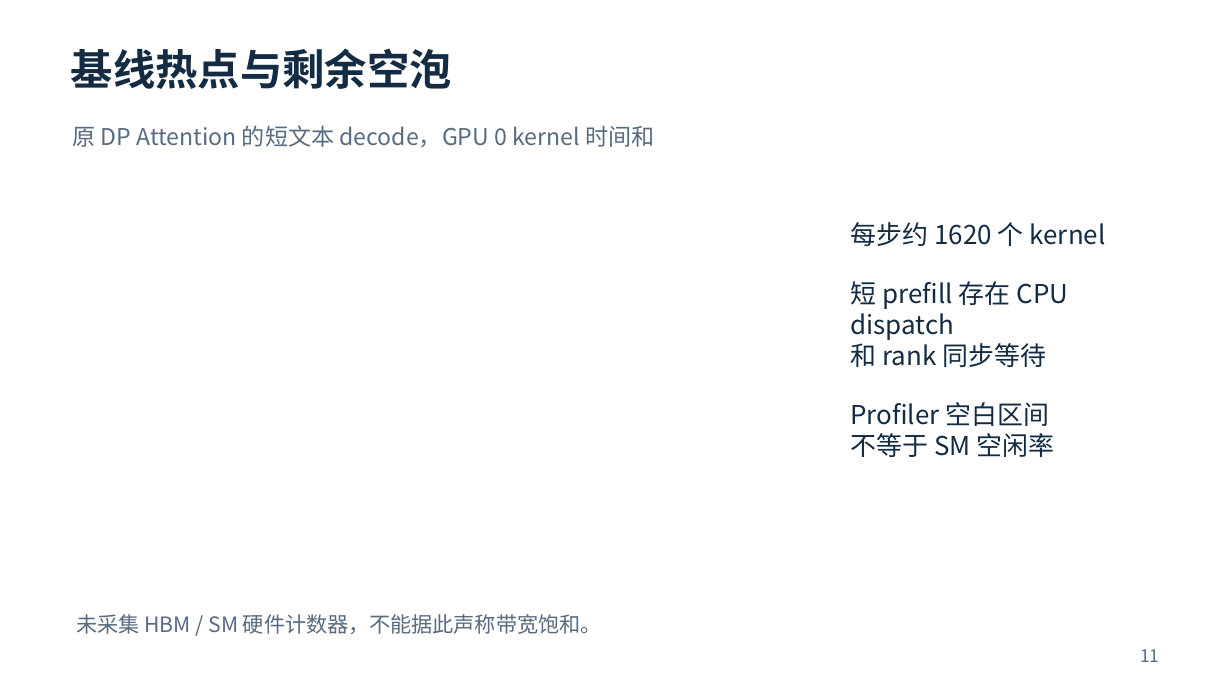
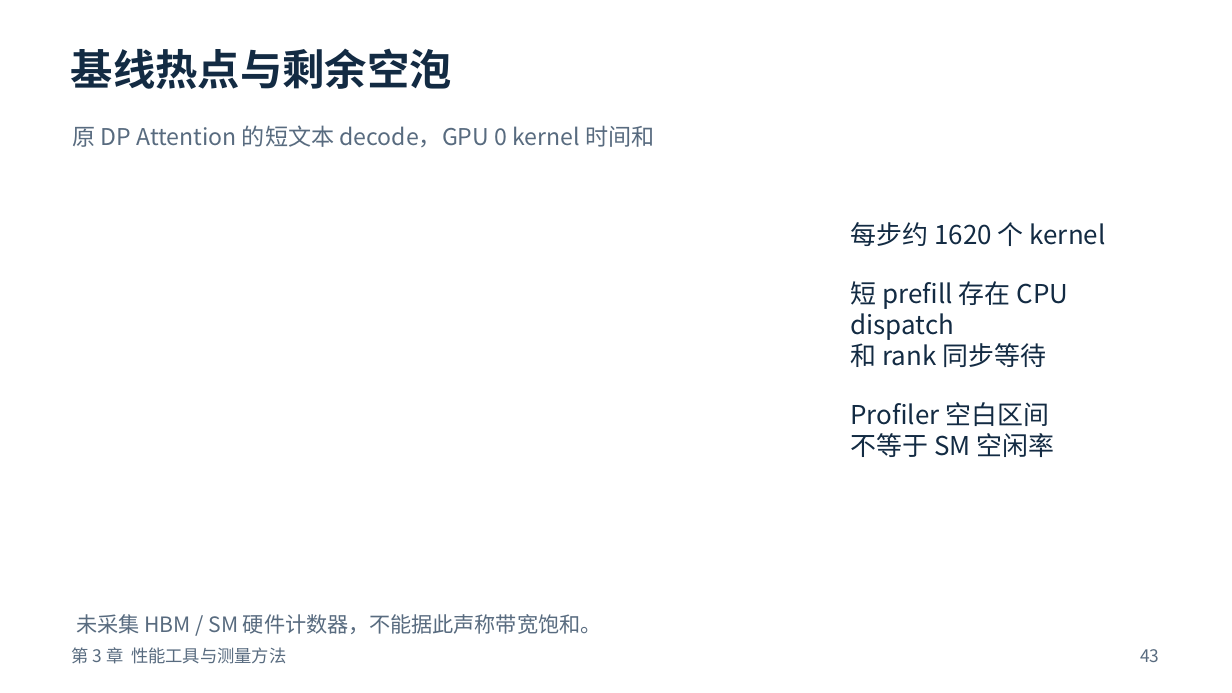
Before and after one commit to justsoloking-blip/qwen-vl-32B-project, a slide deck: slide 43 of slides/qwen3-vl-dp-attention-and-optimization.pptx (slide 11 before the commit). Drawn at 1232x693 pixels with LibreOffice and Linux fonts; fonts in the diff are those of the drawing. Boxes give left, top, right and bottom in pixels: in the first picture for what was removed or moved away, otherwise in the second. Text is boxed around its words. In the diff, an @@ line names an element or a change of style, - is before the commit and + after.

```diff
--- a/slides/qwen3-vl-dp-attention-and-optimization.pptx
+++ b/slides/qwen3-vl-dp-attention-and-optimization.pptx
@@ text added at box(72, 647, 286, 664), 13.5 pt, text #586B7F @@
+第 3 章 性能工具与测量方法
@@ text at box(1140, 649, 1159, 662): text changed @@
-11
+43
```
Also in this commit, not shown: 12 other slides changed, 89 slides added, 6 slides removed, 3 other files.
